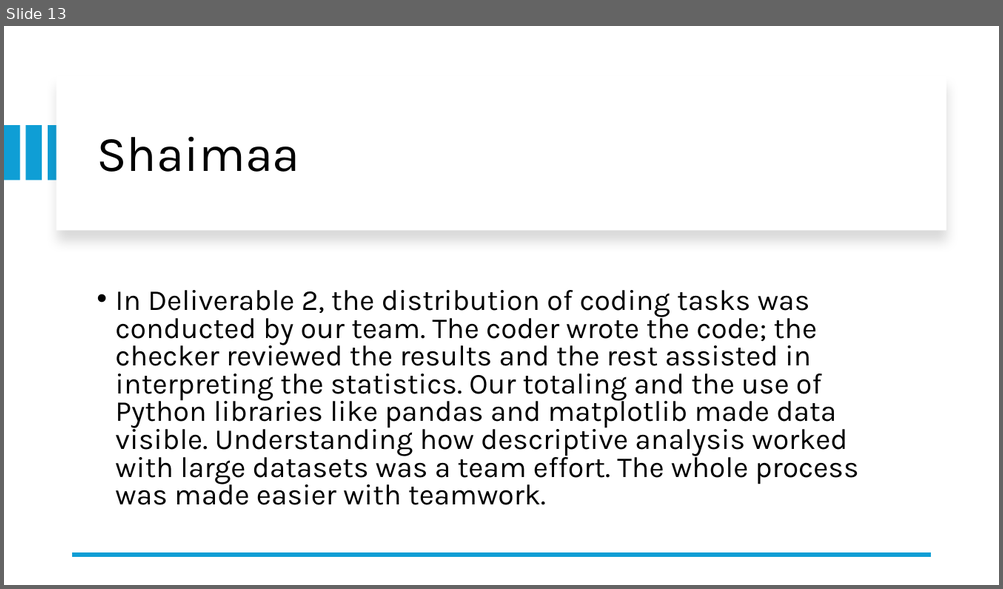
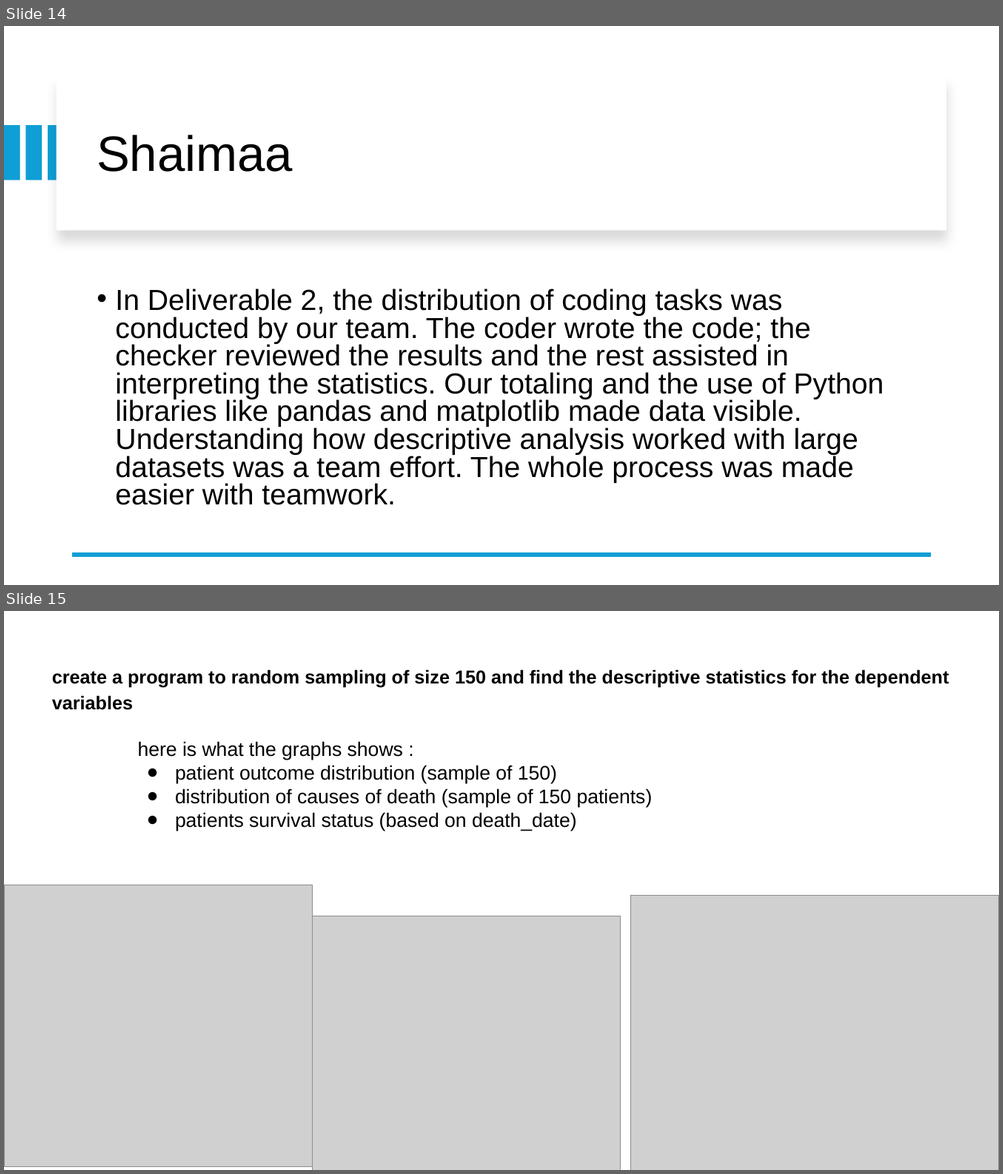
Before and after one commit to h7amdahh/cancer_dataset_uae, a slide deck: Cancer dataset UAE.pptx. Shown one above the other, each under a label of ours: slide 13 before the commit, slides 14 and 15 after it. The pictures are 1003x589 and 1003x1174 pixels, drawn with LibreOffice and Linux fonts; fonts in the diff are those of the drawing; grey boxes stand for pictures. Boxes give left, top, right and bottom in pixels: in the first picture for what was removed or moved away, otherwise in the second. Text is boxed around its words. In the diff, an @@ line names an element or a change of style, - is before the commit and + after.

Commit message:
Update Cancer dataset UAE.pptx
fix

```diff
--- a/Cancer dataset UAE.pptx
+++ b/Cancer dataset UAE.pptx
@@ slide 15 added at box(4, 611, 999, 1170), background #FFFFFF @@
@@ text added at box(52, 669, 948, 710), 18 pt, text #000000, bold @@
+create a program to random sampling of size 150 and find the descriptive statistics for the dependent variables
@@ text added at box(138, 741, 652, 831), 19 pt, text #000000 @@
+here is what the graphs shows :
+● patient outcome distribution (sample of 150)
+● distribution of causes of death (sample of 150 patients)
+● patients survival status (based on death_date)
@@ picture added at box(4, 886, 312, 1167) @@
@@ picture added at box(631, 895, 999, 1170) @@
@@ picture added at box(312, 916, 620, 1170) @@
@@ what was slide 13 is now slide 14 @@
@@ slide 14 changed as well @@
@@ title "Shaimaa" at box(96, 135, 293, 172): font Karla to Arial @@
@@ text "In Deliverable 2, the distribution ..." at box(115, 289, 884, 506): font Karla to Arial; less space between paragraphs @@
```
Also in this commit, not shown: 23 other slides changed, 4 other slides added.
